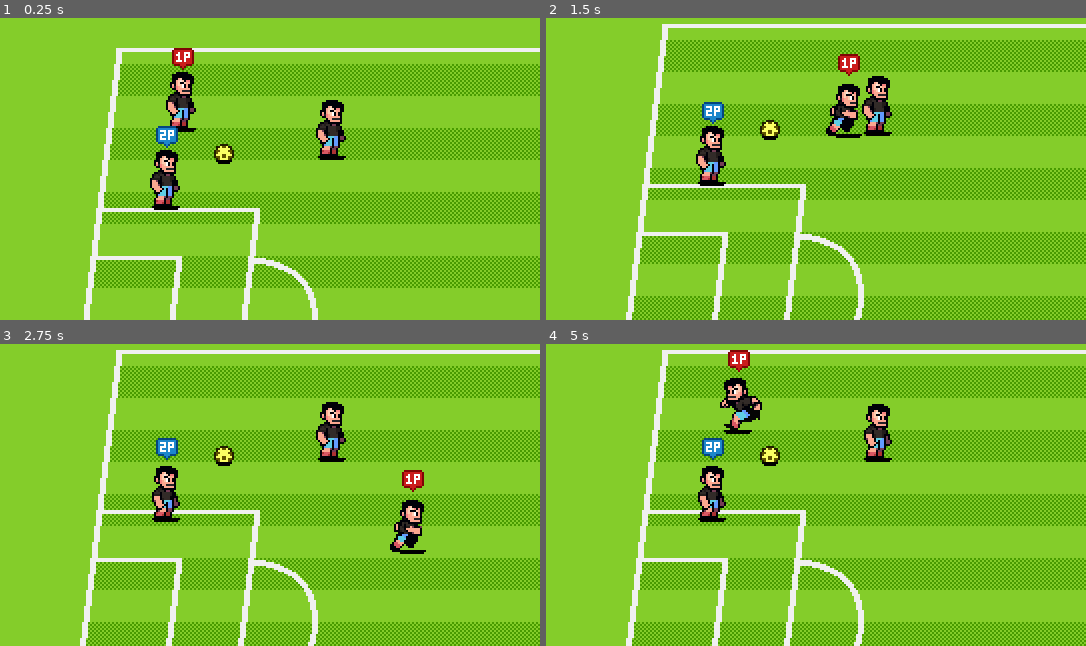
Above: before the commit, frames 1-4 (two rows, left to right).
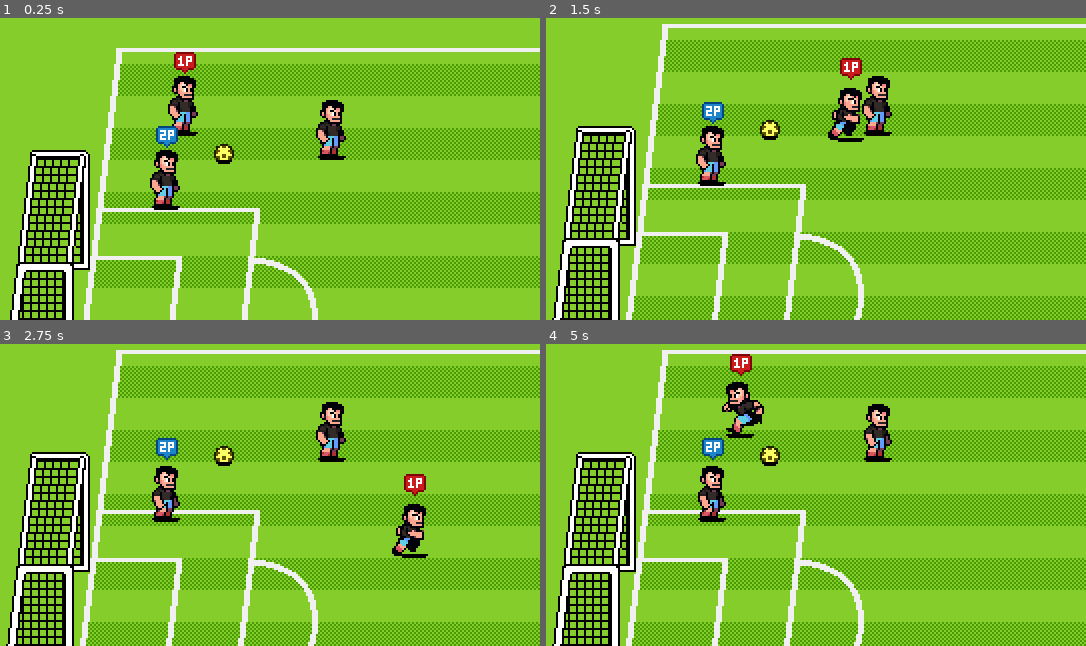
Above: after the commit, the same moments.

Repository: ifarrell625/Juego-Futbol
Game: Godot game, scene res://scenes/world.tscn
Two runs of this game, one before a commit and one after it. Both use one fixed random seed, a clock stepped at 60 frames per second and the inputs below.
Inputs:
- Up to frame 1 (0.25 s): no input
- Up to frame 2 (1.5 s): hold Right (p1_right) 0.53-1.28 s; tap [ (p1_pass) at 0.6 s; hold Down (p1_down) from 1.28 s (still down); tap ] (p1_shoot) at 1.35 s
- Up to frame 3 (2.75 s): release Down (p1_down) at 2.03 s; hold Right (p1_right) from 2.03 s (still down); tap S (p2_down) at 2.1 s
- Up to frame 4 (5 s): release Right (p1_right) at 2.78 s; hold Up (p1_up) 2.78-3.53 s; tap A (p2_left) at 2.85 s; hold Left (p1_left) from 3.53 s (still down); tap ` (p2_pass) at 3.6 s; tap D (p2_right) at 4.35 s

The runs differ from the first frame. In frame 1, 5.4% of the frame differs, in the area x 1-37%, y 9-100%; in frame 2, 6.0%; in frame 3, 6.0%; in frame 4, 6.1%, in the area x 1-41%, y 1-100%.

Commit message:
added goals with goal posts

Diff:
--- a/scenes/ball/ball.gd
+++ b/scenes/ball/ball.gd
@@ -1,8 +1,9 @@
 class_name Ball
 extends AnimatableBody2D
 
+const BOUNCINESS := 0.8
+
 enum State {CARRIED, FREEFORM, SHOT}
-
 
 @export var friction_air : float
 @export var friction_ground : float
@@ -45,3 +46,6 @@
 	velocity = intensity * direction
 	carrier = null
 	switch_state(Ball.State.FREEFORM)
+
+func stop() -> void:
+	velocity = Vector2.ZERO
--- a/scenes/ball/ball_states/ball_state.gd
+++ b/scenes/ball/ball_states/ball_state.gd
@@ -39,3 +39,9 @@
 			if bounciness > 0 and ball.height_velocity < 0:
 				ball.height_velocity = - ball.height_velocity * bounciness
 				ball.velocity *= bounciness
+
+func move_and_bounce(delta: float) -> void:
+	var collision := ball.move_and_collide(ball.velocity * delta)
+	if collision != null:
+		ball.velocity = ball.velocity.bounce(collision.get_normal()) * ball.BOUNCINESS
+		ball.switch_state(ball.State.FREEFORM)
--- a/scenes/ball/ball_states/ball_state_freeform.gd
+++ b/scenes/ball/ball_states/ball_state_freeform.gd
@@ -1,7 +1,5 @@
 class_name BallStateFreeform
 extends BallState
-
-const BOUNCINESS := 0.8
 
 
 func _enter_tree() -> void:
@@ -15,5 +13,5 @@
 	set_ball_animation_from_velocity()
 	var friction := ball.friction_air if ball.height > 0 else ball.friction_ground
 	ball.velocity = ball.velocity.move_toward(Vector2.ZERO, friction * delta)
-	process_gravity(delta, BOUNCINESS)
-	ball.move_and_collide(ball.velocity * delta)
+	process_gravity(delta, ball.BOUNCINESS)
+	move_and_bounce(delta)
--- a/scenes/ball/ball_states/ball_state_shot.gd
+++ b/scenes/ball/ball_states/ball_state_shot.gd
@@ -17,7 +17,7 @@
 	if Time.get_ticks_msec() - time_since_shot > DURATION_SHOT:
 		state_transition_requested.emit(Ball.State.FREEFORM)
 	else:
-		ball.move_and_collide(ball.velocity * delta)
+		move_and_bounce(delta)
 
 func _exit_tree() -> void:
 	sprite.scale.y = 1.0
--- a/scenes/characters/player.tscn
+++ b/scenes/characters/player.tscn
@@ -159,7 +159,7 @@
 [node name="Player" type="CharacterBody2D" unique_id=1436297331]
 collision_layer = 2
 script = ExtResource("1_yewv4")
-power = 70.0
+power = 150.0
 speed = 80.0
 
 [node name="PlayerSprite" type="Sprite2D" parent="." unique_id=500018653]
--- /dev/null
+++ b/scenes/goal/goal.gd
@@ -0,0 +1,10 @@
+class_name Goal
+extends Node2D
+
+@onready var back_net_area: Area2D = %BackNetArea
+
+func _ready() -> void:
+	back_net_area.body_entered.connect(on_ball_enter_back_net.bind())
+
+func on_ball_enter_back_net(ball: Ball) -> void:
+	ball.stop()
--- /dev/null
+++ b/scenes/goal/goal.tscn
@@ -0,0 +1,49 @@
+[gd_scene format=3 uid="uid://ckuqoep4f08uo"]
+
+[ext_resource type="Script" uid="uid://rg32ye14w6qe" path="res://scenes/goal/goal.gd" id="1_0ivff"]
+[ext_resource type="Texture2D" uid="uid://cfckvcnjvwv33" path="res://assets/art/backgrounds/goal-bottom.png" id="1_c37cn"]
+[ext_resource type="Texture2D" uid="uid://c5wc75dxcc25c" path="res://assets/art/backgrounds/goal-top.png" id="2_r84s2"]
+
+[sub_resource type="RectangleShape2D" id="RectangleShape2D_0ivff"]
+size = Vector2(26, 2)
+
+[sub_resource type="RectangleShape2D" id="RectangleShape2D_ruxej"]
+size = Vector2(27, 2)
+
+[node name="Goal" type="Node2D" unique_id=1849894853]
+y_sort_enabled = true
+script = ExtResource("1_0ivff")
+
+[node name="BottomFrameSprite" type="Sprite2D" parent="." unique_id=1007449706]
+texture = ExtResource("1_c37cn")
+centered = false
+offset = Vector2(-23, -125)
+
+[node name="TopFrameSprite" type="Sprite2D" parent="." unique_id=129614943]
+position = Vector2(0, -65)
+texture = ExtResource("2_r84s2")
+centered = false
+offset = Vector2(-23, -59)
+
+[node name="BackNetArea" type="Area2D" parent="." unique_id=1744447881]
+unique_name_in_owner = true
+collision_layer = 0
+collision_mask = 4
+monitorable = false
+
+[node name="CollisionPolygon2D" type="CollisionPolygon2D" parent="BackNetArea" unique_id=707098532]
+polygon = PackedVector2Array(-20, -2, -12, -65, -10, -65, -18, -2)
+
+[node name="BottomFrame" type="StaticBody2D" parent="." unique_id=416639340]
+position = Vector2(-3, -1)
+collision_mask = 0
+
+[node name="CollisionShape2D" type="CollisionShape2D" parent="BottomFrame" unique_id=993920870]
+shape = SubResource("RectangleShape2D_0ivff")
+
+[node name="TopFrame" type="StaticBody2D" parent="." unique_id=2059025784]
+position = Vector2(7, -67)
+collision_mask = 0
+
+[node name="CollisionShape2D" type="CollisionShape2D" parent="TopFrame" unique_id=1986306356]
+shape = SubResource("RectangleShape2D_ruxej")
--- a/scenes/world.tscn
+++ b/scenes/world.tscn
@@ -6,6 +6,7 @@
 [ext_resource type="Texture2D" uid="uid://ca72frlsto4vo" path="res://assets/art/backgrounds/pitch-lines.png" id="3_71j4m"]
 [ext_resource type="PackedScene" uid="uid://deh4xt0wo3wrg" path="res://scenes/characters/player.tscn" id="4_k0juu"]
 [ext_resource type="PackedScene" uid="uid://r0kxgfiv8vii" path="res://scenes/ball/ball.tscn" id="5_71j4m"]
+[ext_resource type="PackedScene" uid="uid://ckuqoep4f08uo" path="res://scenes/goal/goal.tscn" id="5_i7141"]
 
 [node name="World" type="Node2D" unique_id=1238256659]
 
@@ -38,8 +39,18 @@
 [node name="ActorsContainer" type="Node2D" parent="." unique_id=293753395]
 y_sort_enabled = true
 
+[node name="PitchObjects" type="Node2D" parent="ActorsContainer" unique_id=1693051571]
+y_sort_enabled = true
+
+[node name="GoalHome" parent="ActorsContainer/PitchObjects" unique_id=1849894853 instance=ExtResource("5_i7141")]
+position = Vector2(32, 220)
+
+[node name="GoalAway" parent="ActorsContainer/PitchObjects" unique_id=1587780474 instance=ExtResource("5_i7141")]
+position = Vector2(818, 220)
+scale = Vector2(-1, 1)
+
 [node name="Player" parent="ActorsContainer" unique_id=1436297331 node_paths=PackedStringArray("ball") instance=ExtResource("4_k0juu")]
-position = Vector2(101, 85)
+position = Vector2(102, 87)
 ball = NodePath("../Ball")
 control_scheme = 1
 
Not shown, added: scenes/goal/goal.gd.uid
